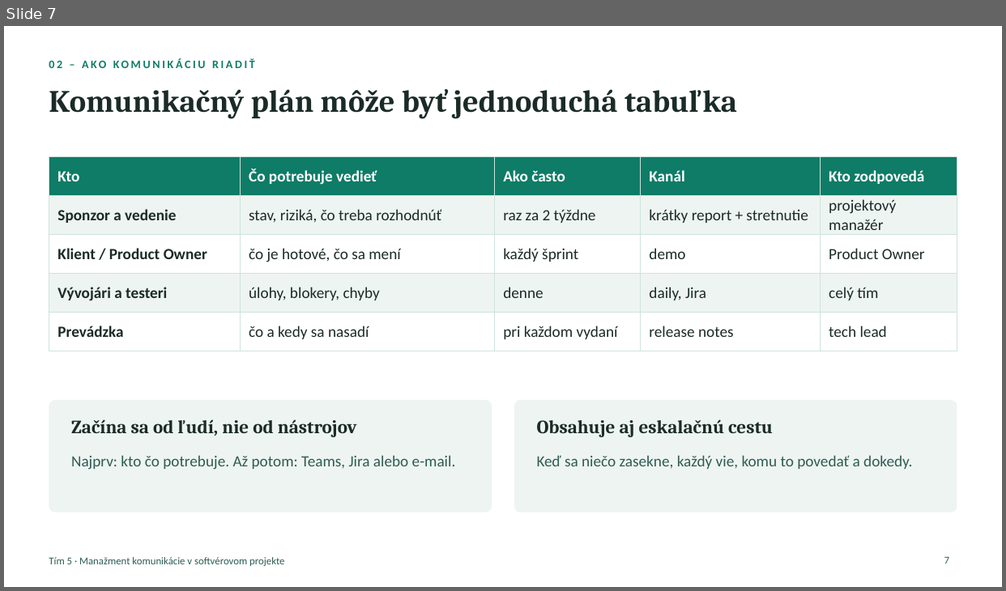
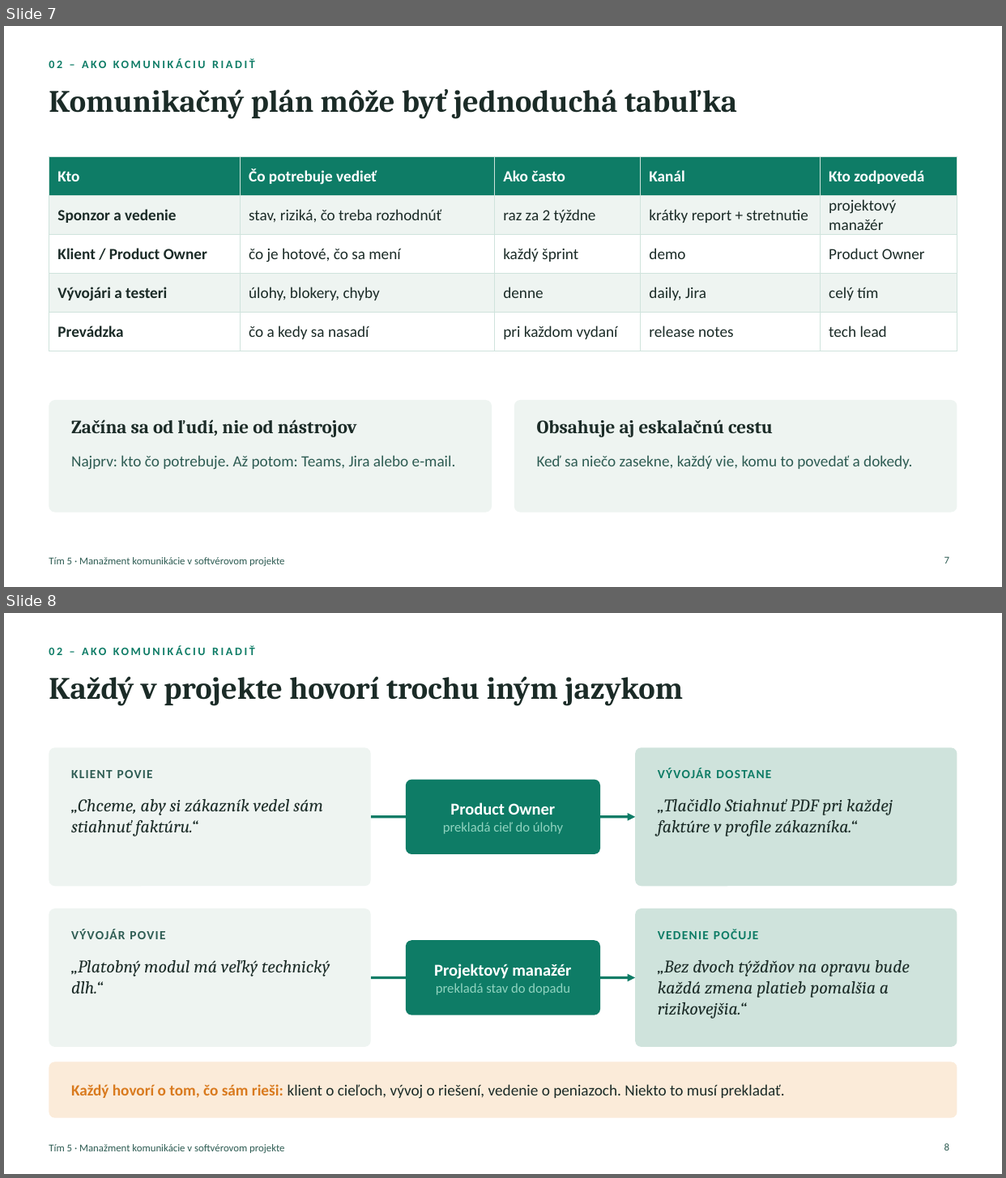
Before and after one commit to ADAMUSSO/MTS, a slide deck: Prezentacie/Manažment komunikácie – vysvetľujúca prezentácia.pptx. Shown one above the other, each under a label of ours: slide 7 before the commit, slides 7 and 8 after it. The pictures are 1006x591 and 1006x1178 pixels, drawn with LibreOffice and Linux fonts; fonts in the diff are those of the drawing. Boxes give left, top, right and bottom in pixels: in the first picture for what was removed or moved away, otherwise in the second. Text is boxed around its words. In the diff, an @@ line names an element or a change of style, - is before the commit and + after.

```diff
--- a/Prezentacie/Manažment komunikácie – vysvetľujúca prezentácia.pptx
+++ b/Prezentacie/Manažment komunikácie – vysvetľujúca prezentácia.pptx
@@ slide 8 added at (4, 613, 1002, 1174), background #FFFFFF; not listed: 1 template element that a slide beside it also shows @@
@@ text added at (49, 645, 957, 667), 11 pt, text #0E7C66, bold @@
+02 – AKO KOMUNIKÁCIU RIADIŤ
@@ title added at (49, 676, 683, 706), 30 pt, text #1B2B27, bold @@
+Každý v projekte hovorí trochu iným jazykom
@@ rounded rectangle added at (49, 747, 371, 886), fill #EEF4F1 @@
@@ rounded rectangle added at (635, 747, 957, 886), fill #CFE3DC @@
@@ text added at (71, 770, 153, 778), 12 pt, text #2E5C53, bold @@
+KLIENT POVIE
@@ rounded rectangle added at (406, 780, 601, 855), fill #0E7C66 @@
@@ text added at (658, 768, 771, 778), 12 pt, text #0E7C66, bold @@
+VÝVOJÁR DOSTANE
@@ text added at (71, 799, 323, 837), 17 pt, text #1B2B27, italic @@
+„Chceme, aby si zákazník vedel sám stiahnuť faktúru.“
@@ text added at (443, 803, 563, 834), 13 pt, text #8FD3BF @@
+Product Owner
+prekladá cieľ do úlohy
@@ text added at (658, 799, 893, 837), 17 pt, text #1B2B27, italic @@
+„Tlačidlo Stiahnuť PDF pri každej faktúre v profile zákazníka.“
@@ arrow added from (371, 817) to (635, 817), #0E7C66 2.5 pt @@
@@ rounded rectangle added at (49, 909, 371, 1047), fill #EEF4F1 @@
@@ rounded rectangle added at (635, 909, 957, 1047), fill #CFE3DC @@
@@ text added at (71, 929, 165, 939), 12 pt, text #2E5C53, bold @@
+VÝVOJÁR POVIE
@@ rounded rectangle added at (406, 941, 601, 1016), fill #0E7C66 @@
@@ text added at (658, 929, 758, 939), 12 pt, text #0E7C66, bold @@
+VEDENIE POČUJE
@@ text added at (71, 960, 330, 994), 17 pt, text #1B2B27, italic @@
+„Platobný modul má veľký technický dlh.“
@@ text added at (434, 964, 571, 995), 13 pt, text #8FD3BF @@
+Projektový manažér
+prekladá stav do dopadu
@@ text added at (658, 960, 910, 1019), 17 pt, text #1B2B27, italic @@
+„Bez dvoch týždňov na opravu bude každá zmena platieb pomalšia a rizikovejšia.“
@@ arrow added from (371, 978) to (635, 978), #0E7C66 2.5 pt @@
@@ rounded rectangle added at (49, 1063, 957, 1118), fill #FBEBD9 @@
@@ text added at (71, 1084, 785, 1099), 15 pt, text #1B2B27 @@
+Každý hovorí o tom, čo sám rieši: klient o cieľoch, vývoj o riešení, vedenie o peniazoch. Niekto to musí prekladať.
@@ page number added at (944, 1144, 949, 1151), 10 pt, text #2E5C53 @@
+8
```
Also in this commit, not shown: 1 slide removed, 2 other files.
